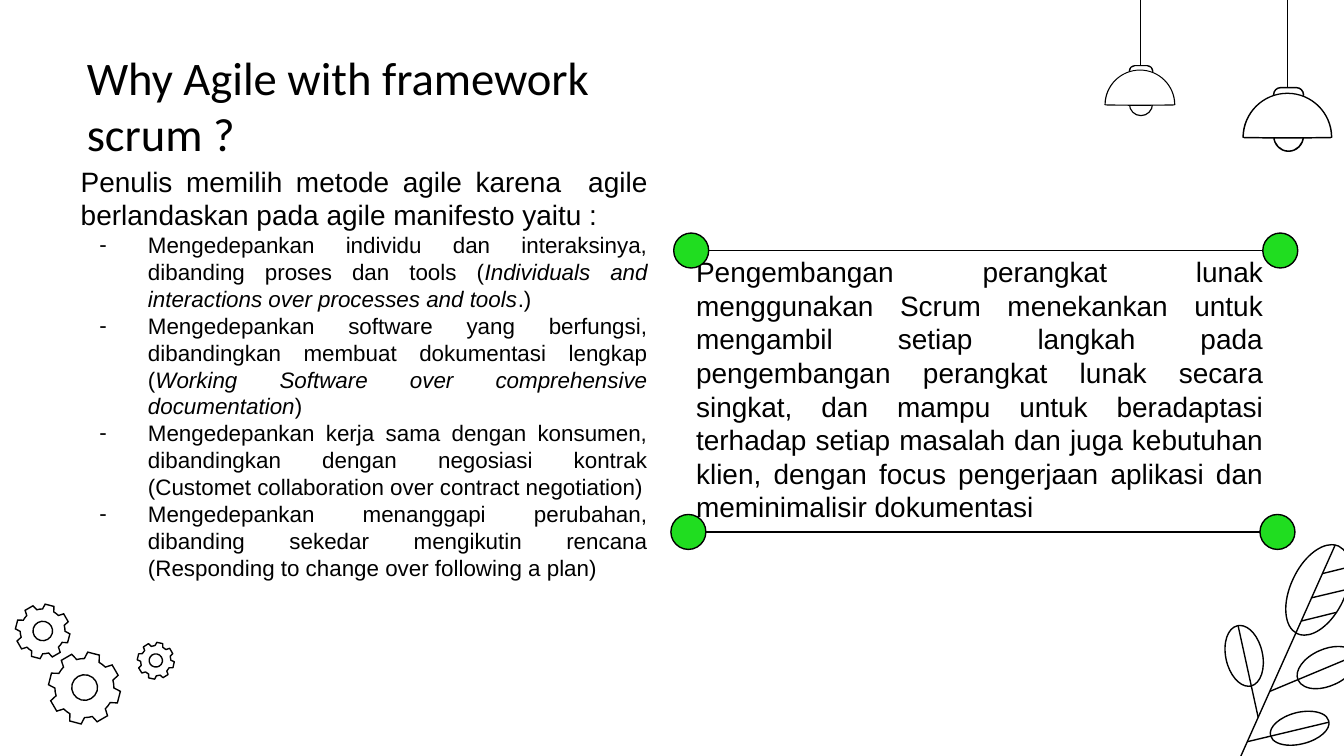
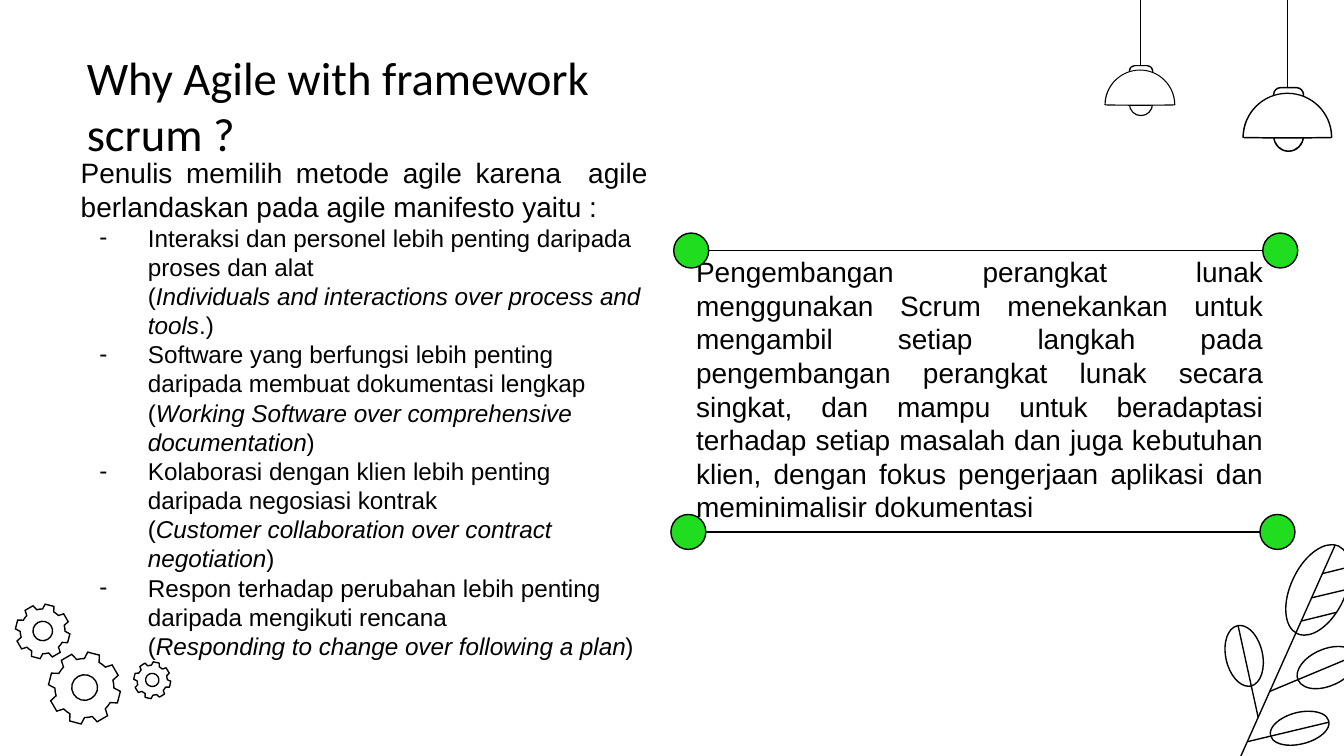
Before and after one commit to kokurate/Proposal, a slide deck: slide 14 of [] patch/proposal.pptx (slide 11 before the commit). Drawn at 1344x756 pixels with LibreOffice and Linux fonts; fonts in the diff are those of the drawing. Boxes give left, top, right and bottom in pixels: in the first picture for what was removed or moved away, otherwise in the second. Text is boxed around its words. In the diff, an @@ line names an element or a change of style, - is before the commit and + after.

```diff
--- a/[] patch/proposal.pptx
+++ b/[] patch/proposal.pptx
@@ subtitle "Penulis memilih metode agile karena ...": place and size @@
-subtitle "Penulis memilih metode agile karena ..." at (81,171,648,581)
+subtitle "Penulis memilih metode agile karena ..." at (81,162,647,660)
@@ subtitle at (148,229,640,660): text changed; size 12 to 13 pt @@
-– Mengedepankan individu dan interaksinya, dibanding proses dan tools (Individuals and interactions over processes and tools.)
-– Mengedepankan software yang berfungsi, dibandingkan membuat dokumentasi lengkap (Working Software over comprehensive documentation)
-– Mengedepankan kerja sama dengan konsumen, dibandingkan dengan negosiasi kontrak (Customet collaboration over contract negotiation)
-– Mengedepankan menanggapi perubahan, dibanding sekedar mengikutin rencana (Responding to change over following a plan)
+– Interaksi dan personel lebih penting daripada proses dan alat
+  (Individuals and interactions over process and tools.)
+– Software yang berfungsi lebih penting daripada membuat dokumentasi lengkap
+  (Working Software over comprehensive documentation)
+– Kolaborasi dengan klien lebih penting daripada negosiasi kontrak
+  (Customer collaboration over contract negotiation)
+– Respon terhadap perubahan lebih penting daripada mengikuti rencana
+  (Responding to change over following a plan)
@@ text at (696,260,1263,523): text changed @@
-Pengembangan perangkat lunak menggunakan Scrum menekankan untuk mengambil setiap langkah pada pengembangan perangkat lunak secara singkat, dan mampu untuk beradaptasi terhadap setiap masalah dan juga kebutuhan klien, dengan focus pengerjaan aplikasi dan meminimalisir dokumentasi
+Pengembangan perangkat lunak menggunakan Scrum menekankan untuk mengambil setiap langkah pada pengembangan perangkat lunak secara singkat, dan mampu untuk beradaptasi terhadap setiap masalah dan juga kebutuhan klien, dengan fokus pengerjaan aplikasi dan meminimalisir dokumentasi
@@ freeform shape: place and size @@
-freeform shape at (136,643,174,679)
+freeform shape at (132,662,170,698)
```
Also in this commit, not shown: 6 other slides changed, 4 slides added, 1 slide removed, 6 other files.
